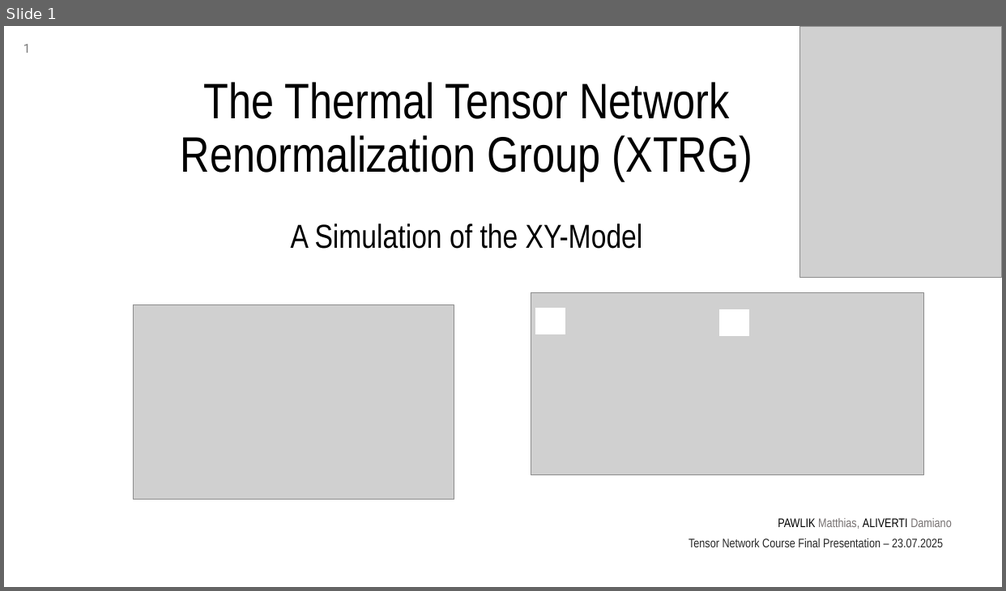
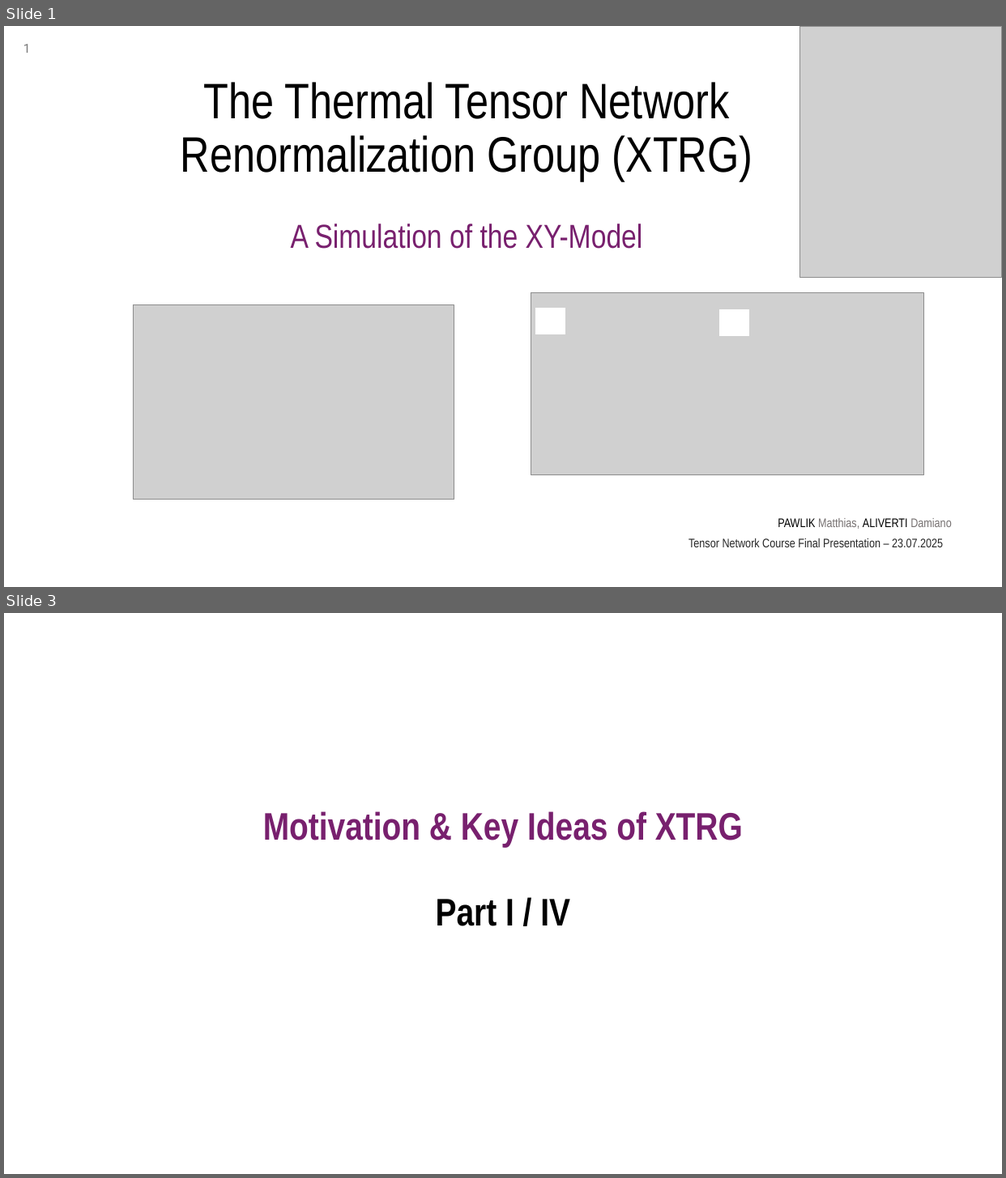
Before and after one commit to MrHighsenberg/XTRG-Algorithm, a slide deck: presentation/Term_Project_XTRG_Presentation.pptx. Shown one above the other, each under a label of ours: slide 1 before the commit, slides 1 and 3 after it; the slides between them are not shown. The pictures are 1006x591 and 1006x1178 pixels, drawn with LibreOffice and Linux fonts; fonts in the diff are those of the drawing; grey boxes stand for pictures. Boxes give left, top, right and bottom in pixels: in the first picture for what was removed or moved away, otherwise in the second. Text is boxed around its words. In the diff, an @@ line names an element or a change of style, - is before the commit and + after.

```diff
--- a/presentation/Term_Project_XTRG_Presentation.pptx
+++ b/presentation/Term_Project_XTRG_Presentation.pptx
@@ slide 3 added at (x1=4, y1=613, x2=1002, y2=1174), background #FFFFFF @@
@@ text added at (x1=263, y1=811, x2=743, y2=926), 37 pt, text #78206E, bold @@
+Motivation & Key Ideas of XTRG
+Part I / IV
@@ slide 1 changed as well @@
@@ subtitle "A Simulation of the XY-Model" at (x1=291, y1=224, x2=643, y2=249): text colour #000000 to #78206E @@
```
Also in this commit, not shown: 22 other slides changed, 4 other slides added, 2 slides removed, 7 other files.
